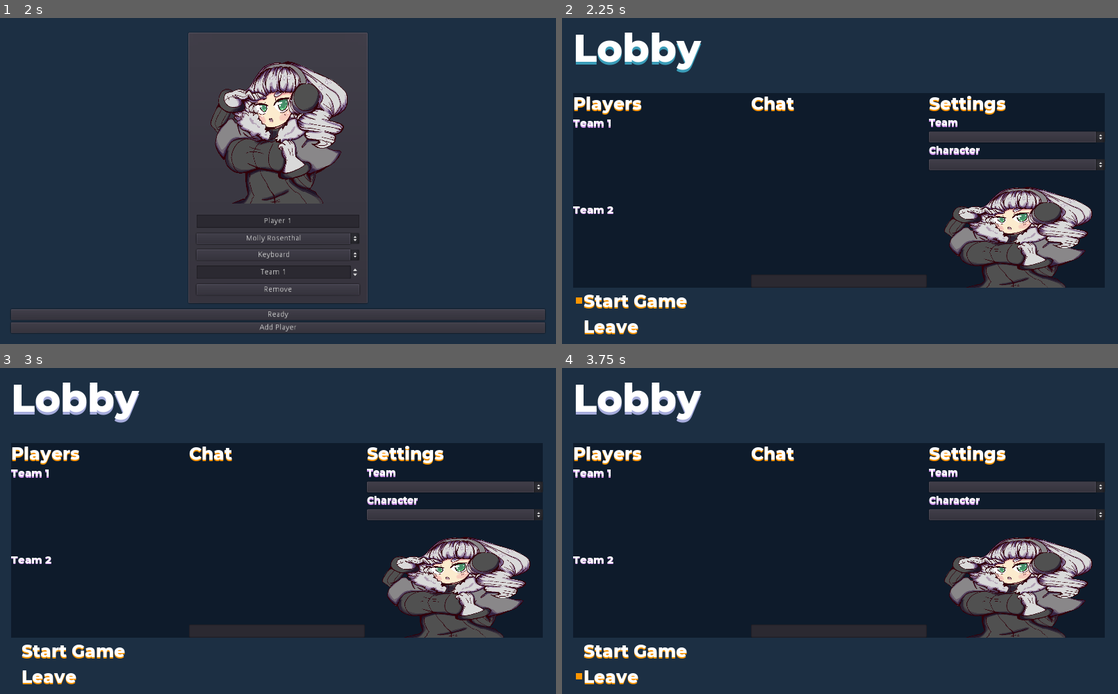
Above: before the commit, frames 1-4 (two rows, left to right).
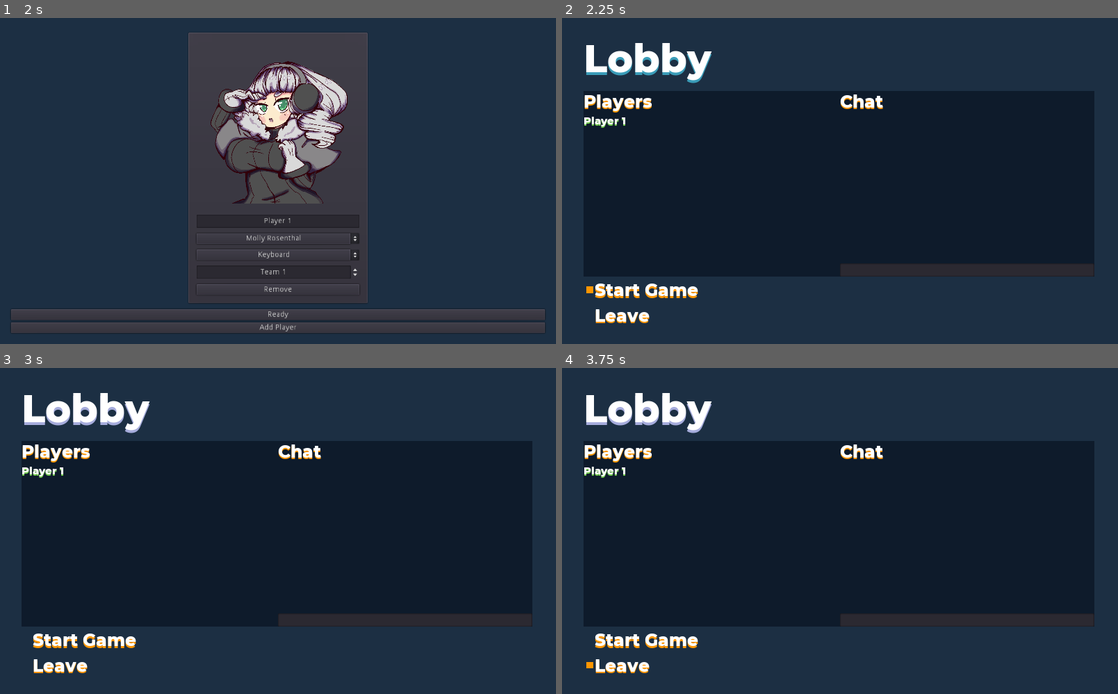
Above: after the commit, the same moments.

Repository: VGDC-UCI/Shooty-Game
Game: Godot game, scene res://src/main/menus/title/Title.tscn
Same seed, same stepped clock (60 frames per second), same inputs: the game is played once before the commit and once after it.
Inputs:
- Up to frame 1 (2 s): click "Shooty Game" at 0.5 s; click "Local Game" at 1.25 s
- Up to frame 2 (2.25 s): click "Ready" at 2 s
- Up to frame 3 (3 s): click "Lobby" at 2.75 s
- Up to frame 4 (3.75 s): click "Leave" at 3.5 s

Frame 1 is identical in both runs. In frame 2, 14% of the frame differs, in the area x 2-98%, y 4-98%; in frame 3, 14%; in frame 4, 14%.
Error before the commit: Attempt to call function 'add_child' in base 'null instance' on a null instance. (res://src/main/menus/local)

Commit message:
Added old lobby menu for now for local

Diff:
--- a/src/main/menus/character_selection/character_selection_local.gd
+++ b/src/main/menus/character_selection/character_selection_local.gd
@@ -37,7 +37,7 @@
 
 
 func _change_to_lobby() -> void:
-	var local_lobby: Node = load('res://src/main/menus/local game/LocalGame.tscn').instance()
+	var local_lobby: Node = load('res://src/main/menus/local game/LocalLobby.tscn').instance()
 	local_lobby.set_players(get_players())
 	var packed_local_lobby: PackedScene = PackedScene.new()
 	packed_local_lobby.pack(local_lobby)
--- a/src/main/menus/local game/LocalGame.tscn
+++ b/src/main/menus/local game/LocalGame.tscn
@@ -6,9 +6,6 @@
 [node name="LocalGame" instance=ExtResource( 1 )]
 script = ExtResource( 2 )
 
-[node name="Buttons" parent="Content" index="2"]
-rect_min_size = Vector2( 250, 90 )
-
 [node name="StartButton" parent="Content/Buttons" index="0"]
 visible = true
 
--- /dev/null
+++ b/src/main/menus/local game/LocalLobby.tscn
@@ -0,0 +1,121 @@
+[gd_scene load_steps=6 format=2]
+
+[ext_resource path="res://src/main/menus/lobby/TitleText.tscn" type="PackedScene" id=1]
+[ext_resource path="res://src/main/menus/lobby/buttons/StartButton.tscn" type="PackedScene" id=2]
+[ext_resource path="res://src/main/menus/lobby/buttons/LeaveButton.tscn" type="PackedScene" id=3]
+[ext_resource path="res://src/main/menus/local game/local_lobby.gd" type="Script" id=4]
+[ext_resource path="res://src/resources/fonts/montserrat_32.tres" type="DynamicFont" id=5]
+
+[node name="LocalLobby" type="Control"]
+script = ExtResource( 4 )
+__meta__ = {
+"_edit_use_anchors_": false
+}
+
+[node name="Content" type="VBoxContainer" parent="."]
+anchor_right = 1.0
+anchor_bottom = 1.0
+margin_left = 40.0
+margin_top = 30.0
+margin_right = 980.0
+margin_bottom = 570.0
+__meta__ = {
+"_edit_use_anchors_": false
+}
+
+[node name="TitleButton" parent="Content" instance=ExtResource( 1 )]
+margin_right = 940.0
+margin_bottom = 100.0
+
+[node name="CenterBackground" type="ColorRect" parent="Content"]
+margin_top = 104.0
+margin_right = 940.0
+margin_bottom = 446.0
+size_flags_horizontal = 3
+size_flags_vertical = 3
+color = Color( 0.0588235, 0.109804, 0.172549, 1 )
+
+[node name="Center" type="HBoxContainer" parent="Content/CenterBackground"]
+anchor_right = 1.0
+anchor_bottom = 1.0
+size_flags_horizontal = 3
+size_flags_vertical = 3
+__meta__ = {
+"_edit_use_anchors_": false
+}
+
+[node name="Players" type="VBoxContainer" parent="Content/CenterBackground/Center"]
+margin_right = 468.0
+margin_bottom = 342.0
+size_flags_horizontal = 3
+size_flags_vertical = 3
+
+[node name="PlayerText" type="Label" parent="Content/CenterBackground/Center/Players"]
+margin_right = 468.0
+margin_bottom = 40.0
+custom_fonts/font = ExtResource( 5 )
+custom_colors/font_color_shadow = Color( 1, 0.592157, 0, 1 )
+custom_constants/shadow_offset_x = 0
+custom_constants/shadow_offset_y = 3
+text = "Players"
+
+[node name="PlayerList" type="VBoxContainer" parent="Content/CenterBackground/Center/Players"]
+margin_top = 44.0
+margin_right = 468.0
+margin_bottom = 342.0
+size_flags_horizontal = 3
+size_flags_vertical = 3
+
+[node name="ChatContainer" type="VBoxContainer" parent="Content/CenterBackground/Center"]
+margin_left = 472.0
+margin_right = 940.0
+margin_bottom = 342.0
+size_flags_horizontal = 3
+size_flags_vertical = 3
+
+[node name="ChatText" type="Label" parent="Content/CenterBackground/Center/ChatContainer"]
+margin_right = 468.0
+margin_bottom = 40.0
+custom_fonts/font = ExtResource( 5 )
+custom_colors/font_color_shadow = Color( 1, 0.592157, 0, 1 )
+custom_constants/shadow_offset_x = 0
+custom_constants/shadow_offset_y = 3
+text = "Chat"
+
+[node name="ChatBox" type="VBoxContainer" parent="Content/CenterBackground/Center/ChatContainer"]
+margin_top = 44.0
+margin_right = 468.0
+margin_bottom = 314.0
+size_flags_horizontal = 3
+size_flags_vertical = 3
+alignment = 2
+
+[node name="MessageBox" type="LineEdit" parent="Content/CenterBackground/Center/ChatContainer"]
+margin_top = 318.0
+margin_right = 468.0
+margin_bottom = 342.0
+max_length = 25
+
+[node name="Buttons" type="VBoxContainer" parent="Content"]
+margin_top = 450.0
+margin_right = 250.0
+margin_bottom = 540.0
+rect_min_size = Vector2( 250, 90 )
+size_flags_horizontal = 0
+size_flags_vertical = 0
+
+[node name="StartButton" parent="Content/Buttons" instance=ExtResource( 2 )]
+visible = false
+margin_right = 250.0
+margin_bottom = 43.0
+size_flags_horizontal = 3
+size_flags_vertical = 3
+
+[node name="LeaveButton" parent="Content/Buttons" instance=ExtResource( 3 )]
+margin_right = 250.0
+margin_bottom = 90.0
+size_flags_horizontal = 3
+size_flags_vertical = 3
+[connection signal="text_entered" from="Content/CenterBackground/Center/ChatContainer/MessageBox" to="." method="_on_message_box_text_entered"]
+[connection signal="button_down" from="Content/Buttons/StartButton" to="." method="_on_start_button_pressed"]
+[connection signal="button_down" from="Content/Buttons/LeaveButton" to="." method="_on_leave_button_pressed"]
--- a/src/main/menus/local game/local_game.gd
+++ /dev/null
@@ -1,62 +0,0 @@
-"""
-The local multiplayer screen. Handles starting a local game.
-
-Author: Kang Rui Yu
-"""
-
-extends Control
-
-# # References
-# var main_menu_scene: PackedScene = load("res://src/main/menus/title/MainMenu.tscn")
-# var level_scene: PackedScene = load("res://src/main/world/World.tscn")
-# onready var lobby: Control = $Lobby
-# # Constants
-# const DEFAULT_PORT = 10567
-# const MAX_PEERS = 12
-
-
-# func _ready() -> void:
-# 	lobby.add_new_player()
-
-
-# func start_game() -> void:
-# 	if lobby.get_player_configs().size() == 0: # Don't start the game if there are no players in the lobby
-# 		return
-
-# 	var level: Node2D = level_scene.instance()
-# 	level.get_node("Camera2D").current = true
-
-# 	var spawn_points: Array = level.get_node("SpawnPoints").get_children()
-# 	var current_spawn_point: int = 0
-
-# 	var host = NetworkedMultiplayerENet.new()
-# 	host.create_server(DEFAULT_PORT, MAX_PEERS)
-# 	get_tree().set_network_peer(host)
-
-# 	for config in lobby.get_player_configs():
-# 		var player: Player = characters.get_class_scene(config["class_id"]).instance()
-# 		level.get_node('Players').add_child(player)
-
-# 		player.set_player_name(config["name"])
-# 		player.get_node("PlayerController").control_scheme = controls.get_scheme_data(config["input_id"])
-# 		player.get_node("PlayerController").using_controller = controls.get_scheme_type(config["input_id"]) == controls.types.CONTROLLER
-# 		player.get_node("PlayerController").training_mode = controls.get_scheme_type(config["input_id"]) == controls.types.DUMMY
-
-# 		player.team = config["team"]
-
-# 		player.get_node("Camera2D").current = false
-# 		player.local_camera = false
-
-# 		player.position = spawn_points[current_spawn_point].position
-# 		player.spawn_point = player.position
-
-# 		current_spawn_point += 1
-# 		if current_spawn_point >= spawn_points.size():
-# 			current_spawn_point = 0
-
-# 	get_tree().get_root().add_child(level)
-# 	queue_free()
-
-
-# func return_to_main_menu() -> void:
-# 	get_tree().change_scene_to(main_menu_scene)
